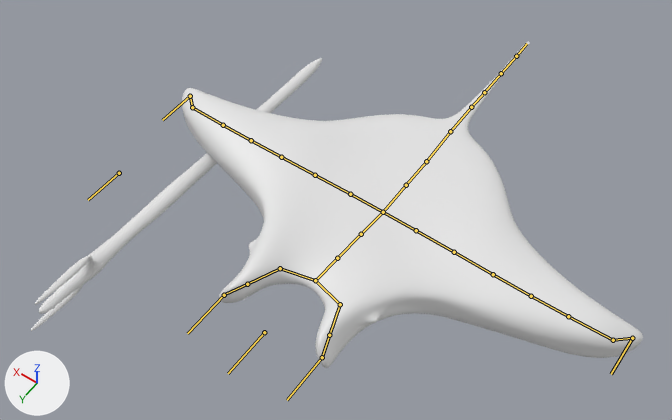
The Blender file asset/manta.blend: old version first, new version second.
Rendered twice from a 50 mm camera at (-1.75, 2.6, 4.35) aimed at (0.28, -0.23, -0.1). Lighting does not change. The marker at lower left points along +X, +Y and +Z. Both versions are drawn at the pose saved in each file; the numbers are the values there. The bones that bend it are drawn over the model as lines.

In view in the first picture: 'GEOM', 'trident'.
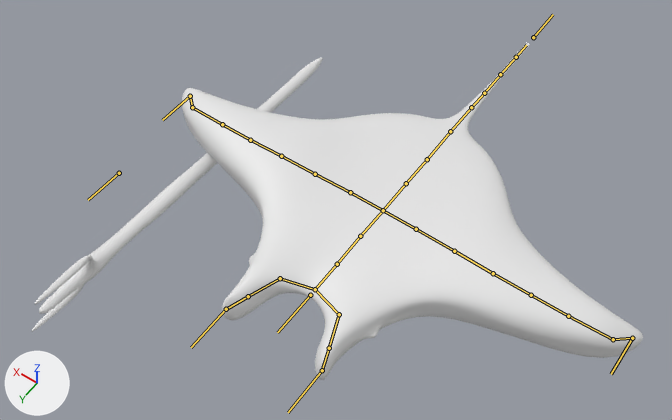
Location of each change, (x1, y1, x2, y2) in pixels of the pictures (672 x 420 px):
```json
{"object": "GEOM", "change": "posed", "before": [182, 41, 643, 368], "after": [182, 43, 643, 380]}
{"object": "trident", "change": "posed", "before": [31, 58, 322, 331], "after": [31, 58, 323, 332]}
{"bone": "HeadIK", "before": "(264, 332) to (228, 373)", "after": "(310, 295) to (277, 332)"}
{"bone": "EarIK.R", "before": "(224, 295) to (187, 333)", "after": "(226, 309) to (191, 347)"}
{"bone": "EarIK.L", "before": "(322, 357) to (287, 400)", "after": "(322, 370) to (288, 412)"}
```

The change, as JSON lines over the scene's bpy script:
```json
{"block": "bone_headik", "where": "bone_headik = bpy.data.objects['Armature'].pose.bones['HeadIK']"}
{"op": "set", "path": "bone_headik.location", "old": "(0.0, 0.4, -0.14)", "new": "(0.0, 0.0, 0.0)"}
{"block": "bone_earik_r", "where": "bone_earik_r = bpy.data.objects['Armature'].pose.bones['EarIK.R']"}
{"op": "set", "path": "bone_earik_r.location", "old": "(0.0, 0.0, -0.14)", "new": "(0.0, 0.0, 0.0)"}
{"block": "bone_earpt_r", "where": "bone_earpt_r = bpy.data.objects['Armature'].pose.bones['EarPT.R']"}
{"op": "set", "path": "bone_earpt_r.location", "old": "(0.0, 0.0, -0.14)", "new": "(0.0, 0.0, 0.0)"}
{"block": "bone_earik_l", "where": "bone_earik_l = bpy.data.objects['Armature'].pose.bones['EarIK.L']"}
{"op": "set", "path": "bone_earik_l.location", "old": "(0.0, 0.0, -0.14)", "new": "(0.0, 0.0, 0.0)"}
{"block": "bone_earpt_l", "where": "bone_earpt_l = bpy.data.objects['Armature'].pose.bones['EarPT.L']"}
{"op": "set", "path": "bone_earpt_l.location", "old": "(0.0, 0.0, -0.14)", "new": "(0.0, 0.0, 0.0)"}
```
